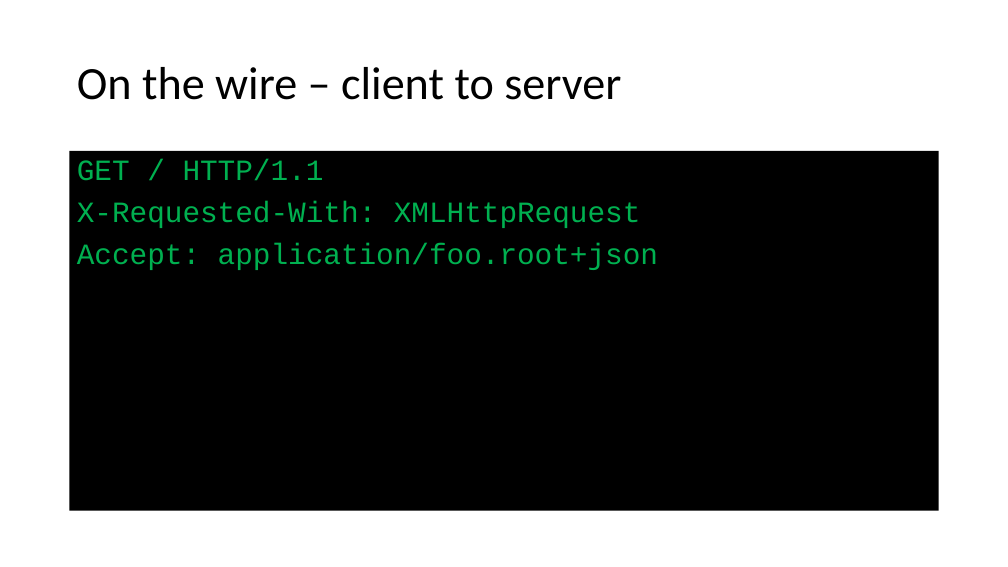
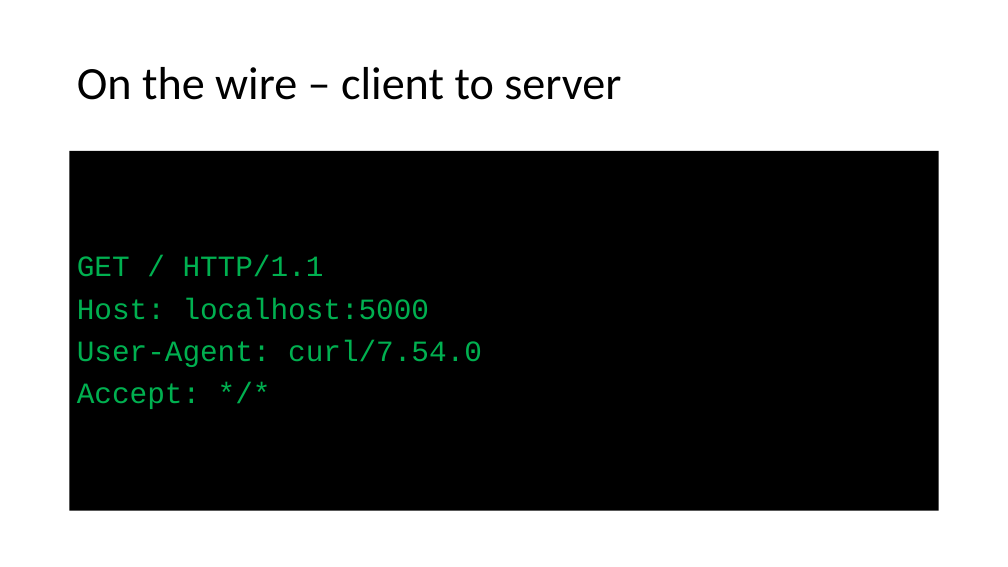
Before and after one commit to maherhosn/SU_SEGR_5240_18SQ, a slide deck: slide 14 of 01 - Introduction.pptx (slide 11 before the commit). Drawn at 1008x567 pixels with LibreOffice and Linux fonts; fonts in the diff are those of the drawing. Boxes give left, top, right and bottom in pixels: in the first picture for what was removed or moved away, otherwise in the second. Text is boxed around its words. In the diff, an @@ line names an element or a change of style, - is before the commit and + after.

```diff
--- a/01 - Introduction.pptx
+++ b/01 - Introduction.pptx
@@ text "GET / HTTP/1.1" at box(70, 151, 939, 511): vertical alignment top to middle @@
@@ text at box(77, 298, 482, 409): text changed @@
-X-Requested-With: XMLHttpRequest
-Accept: application/foo.root+json
+Host: localhost:5000
+User-Agent: curl/7.54.0
+Accept: */*
```
Also in this commit, not shown: 7 other slides changed, 3 slides added, 29 other files.
